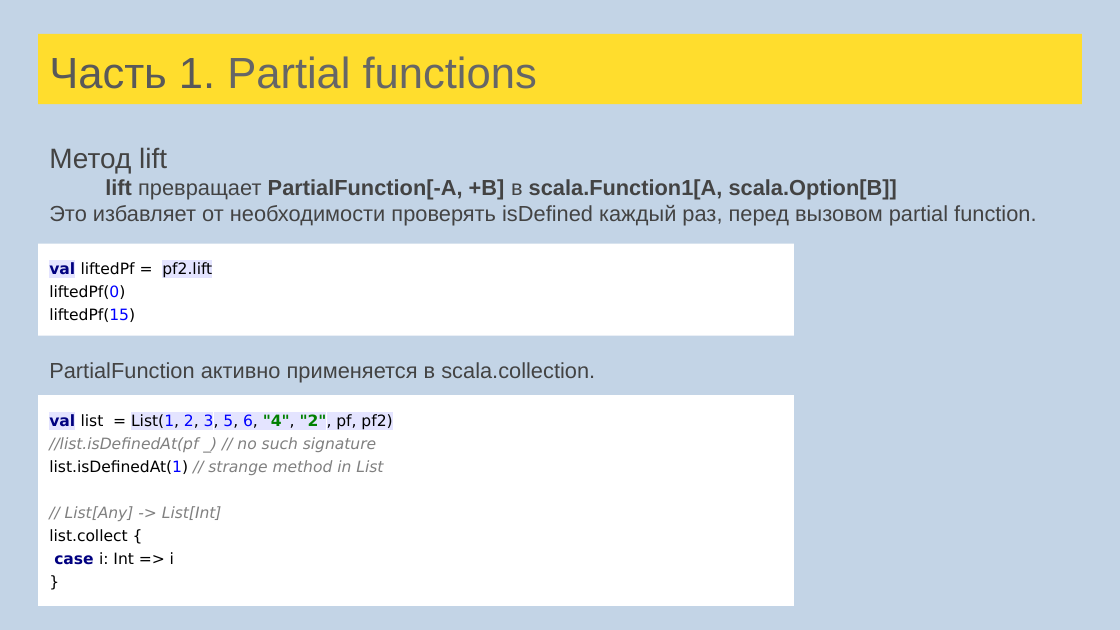
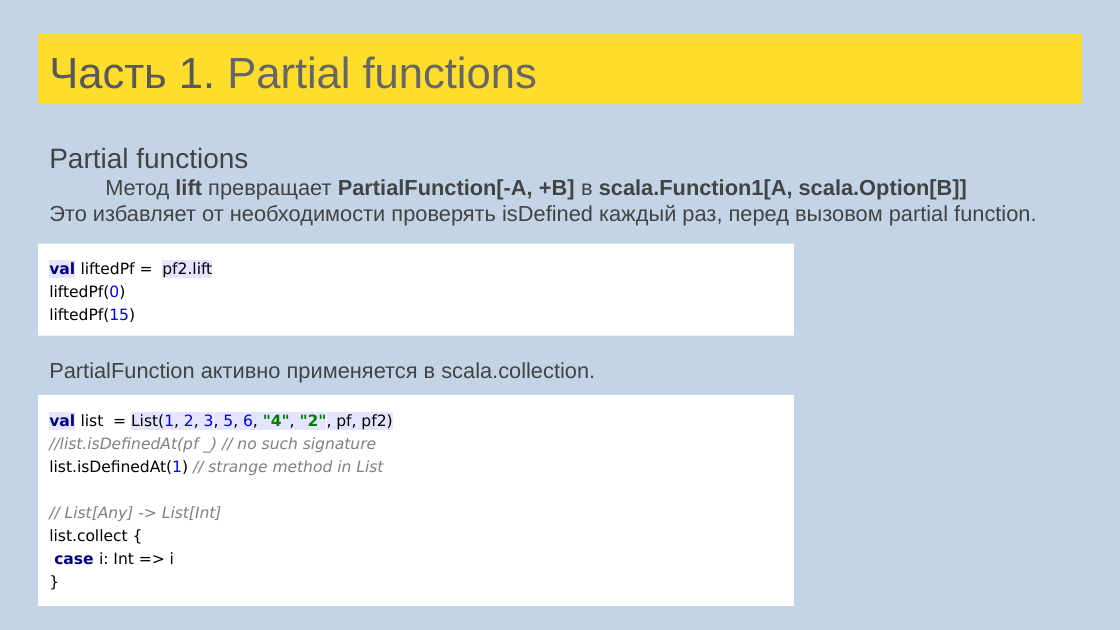
Before and after one commit to sergeypopov83/scala-school, a slide deck: slide 47 of src/main/resources/Лекции Scala для FinTech.pptx. Drawn at 1120x630 pixels with LibreOffice and Linux fonts; fonts in the diff are those of the drawing. Boxes give left, top, right and bottom in pixels: in the first picture for what was removed or moved away, otherwise in the second. Text is boxed around its words. In the diff, an @@ line names an element or a change of style, - is before the commit and + after.

```diff
--- a/src/main/resources/Лекции Scala для FinTech.pptx
+++ b/src/main/resources/Лекции Scala для FinTech.pptx
@@ text at [49, 147, 967, 200]: text changed @@
-Метод lift
-lift превращает PartialFunction[-A, +B] в scala.Function1[A, scala.Option[B]]
+Partial functions
+Метод lift превращает PartialFunction[-A, +B] в scala.Function1[A, scala.Option[B]]
```
Also in this commit, not shown: 2 other slides changed, 10 slides added, 8 other files.
